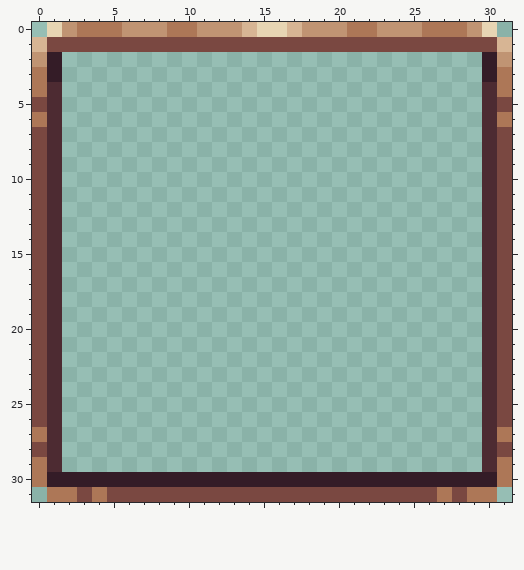
One commit to this pixel-art file: Textures/UI/Frame.aseprite. The first picture shows the starting point.
32x32 pixels, 1 frame.
The same view after the edit:
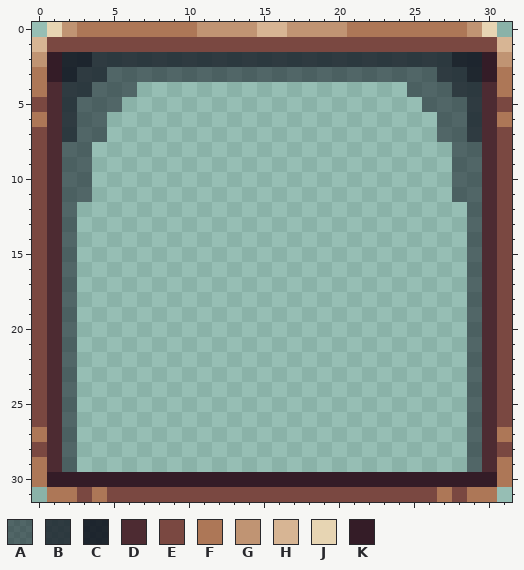
Palette (. is transparent): A #10141f84  B #10141fc4  C #10141fe3  D #4d2b32  E #7a4841  F #ad7757  G #c09473  H #d7b594  J #e7d5b3  K #341c27
From old to new:
@@ x 0..31 @@
- 0 .JGFFFGGGFFGGGHJJHGGGFFGGGFFFGJ.
+ 0 .JGFFFFFFFFGGGGHHGGGGFFFFFFFFGJ.
  1 HEEEEEEEEEEEEEEEEEEEEEEEEEEEEEEH
- 2 GK............................KG
- 3 FK............................KF
- 4 FD............................DF
- 5 ED............................DE
- 6 FD............................DF
- 7 ED............................DE
- 8 ED............................DE
- 9 ED............................DE
-10 ED............................DE
-11 ED............................DE
-12 ED............................DE
-13 ED............................DE
-14 ED............................DE
-15 ED............................DE
-16 ED............................DE
-17 ED............................DE
-18 ED............................DE
-19 ED............................DE
-20 ED............................DE
-21 ED............................DE
-22 ED............................DE
-23 ED............................DE
-24 ED............................DE
-25 ED............................DE
-26 ED............................DE
-27 FD............................DF
-28 ED............................DE
-29 FD............................DF
+ 2 GKCCBBBBBBBBBBBBBBBBBBBBBBBBCCKG
+ 3 FKCBBAAAAAAAAAAAAAAAAAAAAAABBCKF
+ 4 FDBBAAA..................AAABBDF
+ 5 EDBAAA....................AAABDE
+ 6 FDBAA......................AABDF
+ 7 EDBAA......................AABDE
+ 8 EDAA........................AADE
+ 9 EDAA........................AADE
+10 EDAA........................AADE
+11 EDAA........................AADE
+12 EDA..........................ADE
+13 EDA..........................ADE
+14 EDA..........................ADE
+15 EDA..........................ADE
+16 EDA..........................ADE
+17 EDA..........................ADE
+18 EDA..........................ADE
+19 EDA..........................ADE
+20 EDA..........................ADE
+21 EDA..........................ADE
+22 EDA..........................ADE
+23 EDA..........................ADE
+24 EDA..........................ADE
+25 EDA..........................ADE
+26 EDA..........................ADE
+27 FDA..........................ADF
+28 EDA..........................ADE
+29 FDA..........................ADF
 30 FKKKKKKKKKKKKKKKKKKKKKKKKKKKKKKF
Pixel boxes of the changes (left, top, right, bottom) in both pictures:
changed: (62, 22, 482, 472)
